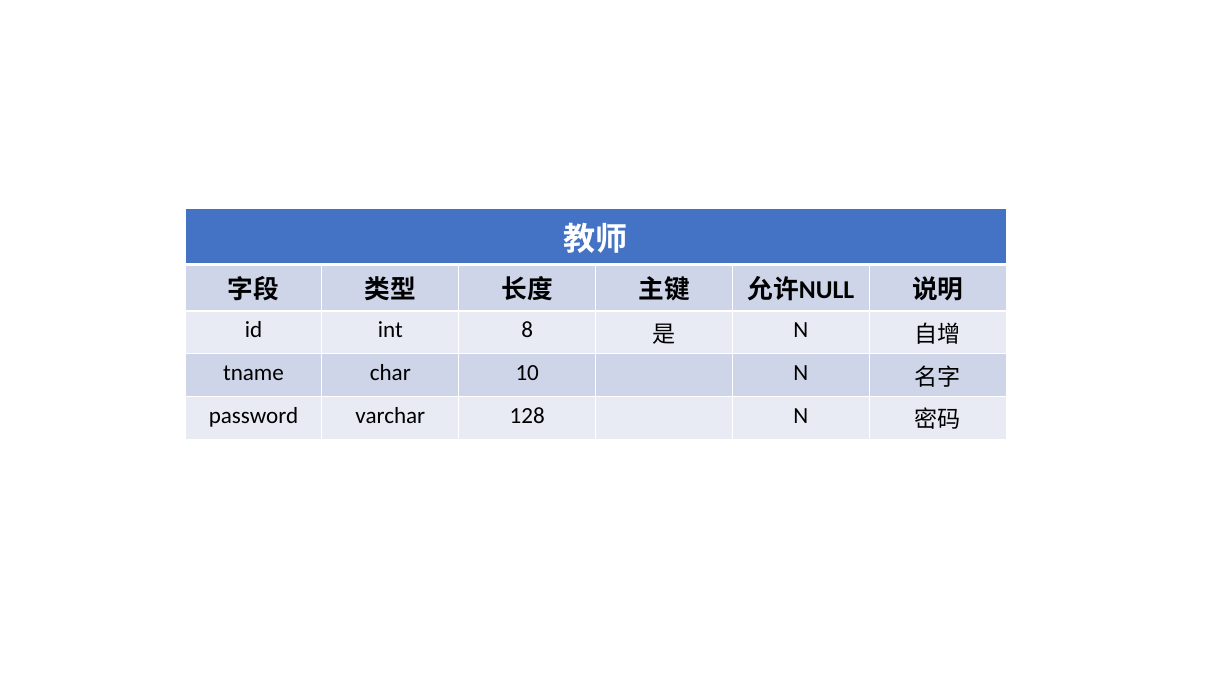
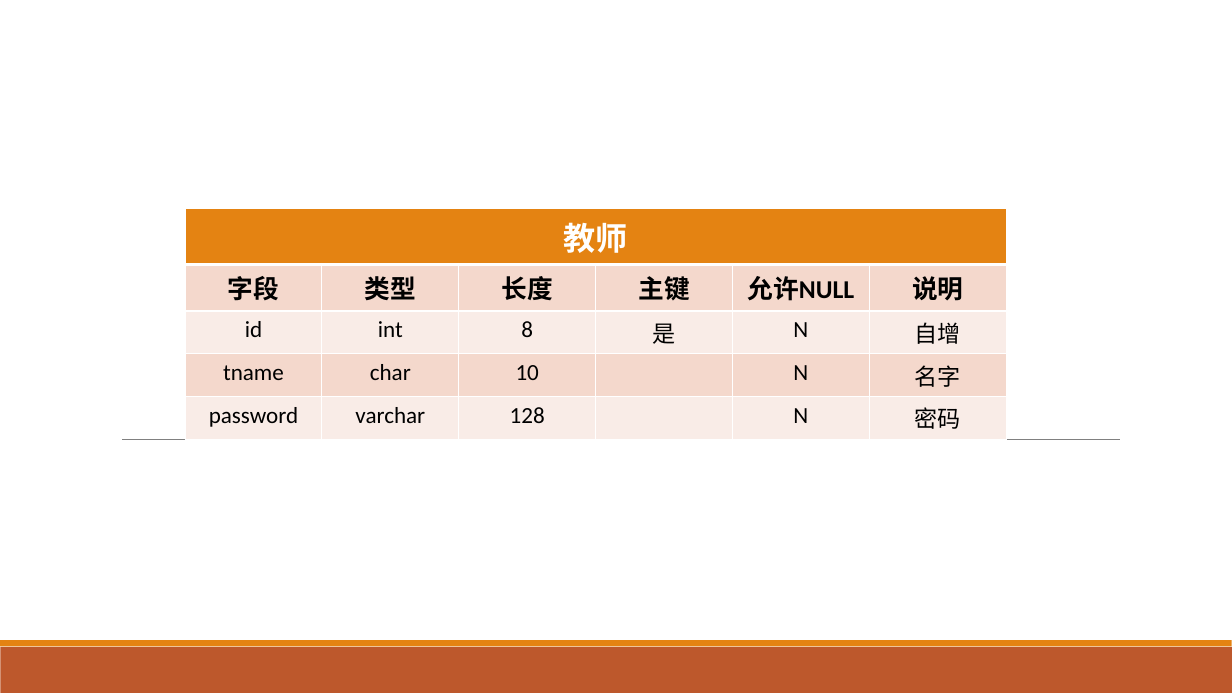
Before and after one commit to zeweidan/chicken_group_project, a slide deck: slide 4 of db/数据表.pptx. Drawn at 1232x693 pixels with LibreOffice and Linux fonts; fonts in the diff are those of the drawing. Boxes give left, top, right and bottom in pixels: in the first picture for what was removed or moved away, otherwise in the second. Text is boxed around its words. In the diff, an @@ line names an element or a change of style, - is before the commit and + after.

```diff
--- a/db/数据表.pptx
+++ b/db/数据表.pptx
@@ table at (x1=185, y1=209, x2=1006, y2=433) @@
@@ fill #4472C4 to #E48312 in row 1, column 1 @@
@@ fill #CFD5EA to #F5D9CC in 12 cells @@
@@ fill #E9EBF5 to #FAEDE7 in 12 cells @@
@@ line added from (122, 439) to (1120, 439), #808080 0.5 pt @@
@@ rectangle added at (x1=0, y1=647, x2=1232, y2=693), fill #BD582C @@
@@ rectangle added at (x1=0, y1=640, x2=1232, y2=647), fill #E48312 @@
```
Also in this commit, not shown: 3 other slides changed, 7 other files.
